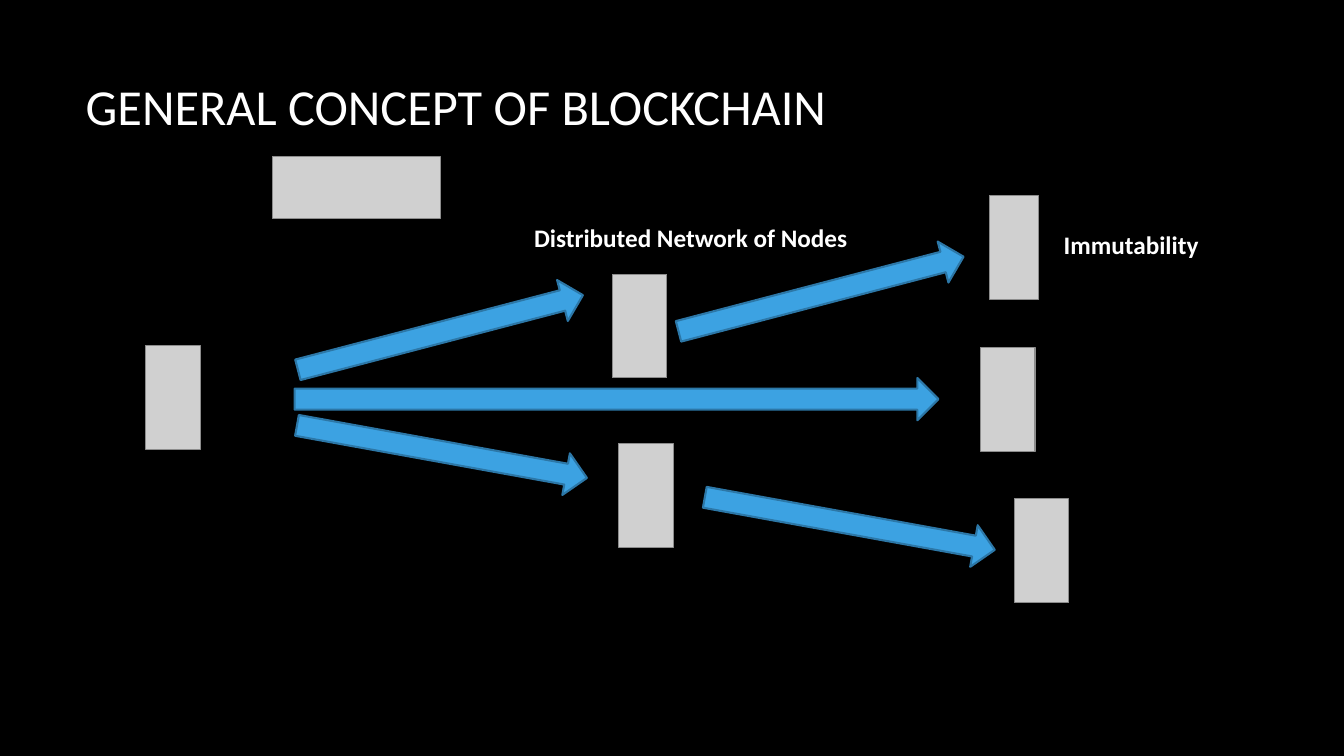
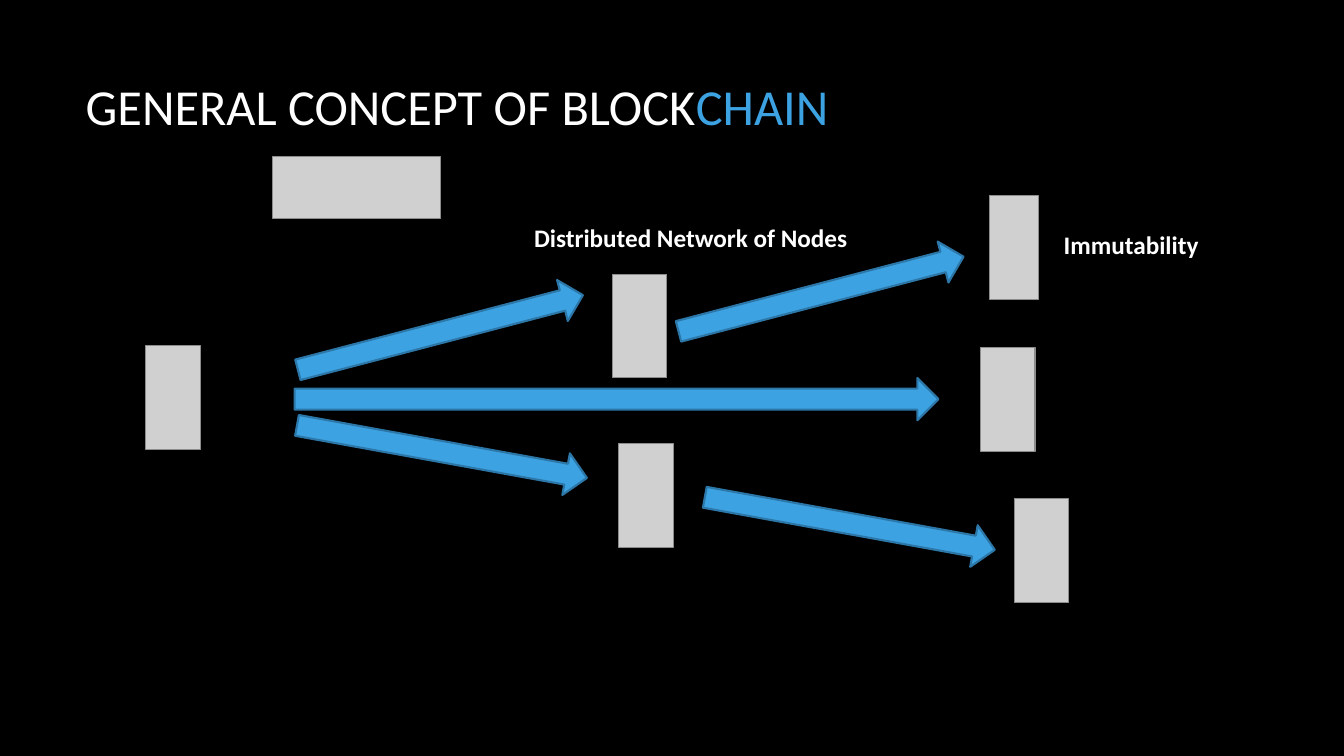
Before and after one commit to ParasDalal/TechNotes, a slide deck: slide 9 of The Future of BlockchainV2.pptx. Drawn at 1344x756 pixels with LibreOffice and Linux fonts; fonts in the diff are those of the drawing; grey boxes stand for pictures; background and template pictures are left out. Boxes give left, top, right and bottom in pixels: in the first picture for what was removed or moved away, otherwise in the second. Text is boxed around its words. In the diff, an @@ line names an element or a change of style, - is before the commit and + after.

Commit message:
blockchain

```diff
--- a/The Future of BlockchainV2.pptx
+++ b/The Future of BlockchainV2.pptx
@@ title "GENERAL CONCEPT OF BLOCKCHAIN" at bbox=[86, 92, 829, 126]: text colour #FFFFFF to #3CA2E2 in "BLOCKCHAIN" @@
```
Also in this commit, not shown: 5 other slides changed, 1 slide added, 1 other file.
